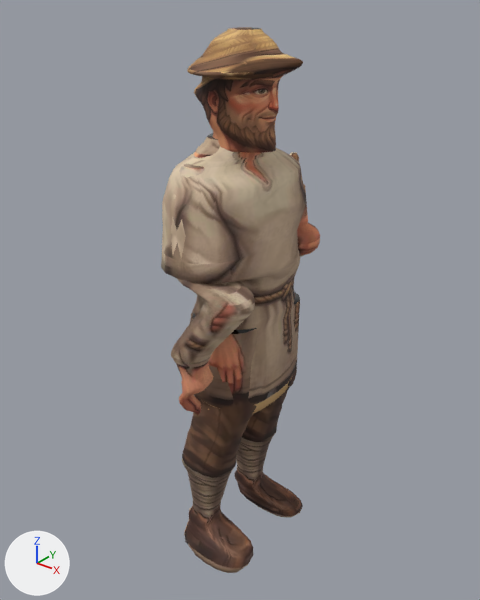
A saved change to the glTF model assets/models/npcs/npc_farmer.glb.
The view is the same before and after, from a camera (50 mm lens) standing at (1.18, -1.505, 1.88) and looking at (-0.032, 0.011, 0.94). Lighting does not change. The marker at lower left points along +X, +Y and +Z. The first picture is the older version. Vertices at exactly the same position are counted once.

The older version as bpy lines, for what is in view:
```python
me_arm_l = bpy.data.meshes.new('arm_L')
me_arm_l.from_pydata(...)  # 3947 vertices, 7868 faces; spans x -0.18..0.21, y -0.34..0.36, z 0.01..1.76
me_arm_l.materials.append(mat_body)
ob_arm_l = bpy.data.objects.new('arm_L', me_arm_l)
ob_arm_l.location = (0.0, 0.0, 0.0)
```
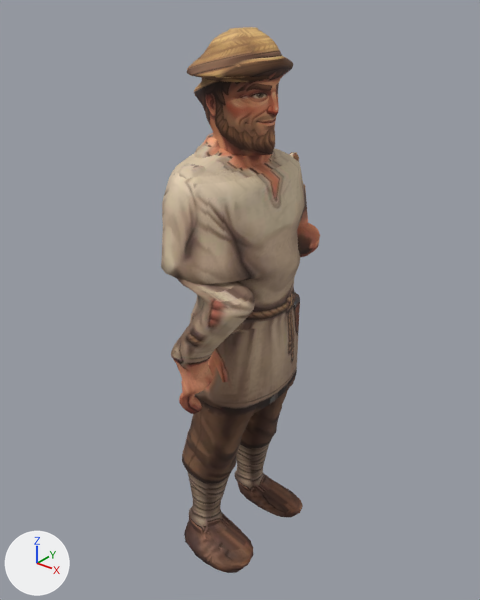
Where the change shows, as pixel boxes (x1, y1, x2, y2) in the pictures (480 x 600 px; the box of a moved part takes in the faces that stretch with it):
part 1 of me_arm_l, moved or reshaped
    before: (175, 27, 303, 177)
    after: (176, 27, 293, 176)
part 2 of me_arm_l, moved or reshaped
    both: (298, 236, 320, 257)
part 3 of me_arm_l, moved or reshaped
    before: (179, 392, 201, 414)
    after: (179, 392, 202, 414)
part 4 of me_arm_l, surface changed
    before: (161, 29, 306, 573)
    after: (161, 52, 306, 573)

Diff of the bpy script that builds the scene:
```diff
--- a/assets/models/npcs/npc_farmer.glb.py
+++ b/assets/models/npcs/npc_farmer.glb.py
@@ me_arm_l @@
 # used by ob_arm_l; location = (0.0, 0.0, 0.0)
-me_arm_l.from_pydata(...)  # 3947 vertices, 7868 faces; spans x -0.18..0.21, y -0.34..0.36, z 0.01..1.76
+me_arm_l.from_pydata(...)  # 3836 vertices, 7644 faces; spans x -0.18..0.21, y -0.34..0.36, z 0.01..1.76
+# me_arm_l part 1: 115 vertices moved from x -0.13..0.18, y -0.18..0.18, z 1.43..1.76 to x -0.13..0.12, y -0.18..0.18, z 1.43..1.76; 564 vertices removed from x -0.17..0.18, y -0.19..0.2, z 1.4..1.76; 481 vertices added at x -0.17..0.12, y -0.19..0.19, z 1.4..1.76
+# me_arm_l part 2: 31 vertices moved from x -0.09..0.08, y 0.2..0.36, z 1.03..1.07 to x -0.08..0.07, y 0.2..0.36, z 1.03..1.06; 25 vertices removed from x -0.04..0.03, y 0.26..0.33, z 1.01..1.03; 11 vertices added at x -0.05..0.04, y 0.24..0.34, z 1.03
+# me_arm_l part 3: 31 vertices moved from x -0.01..0.03, y -0.32..-0.24, z 0.68..0.75 to x -0.01..0.03, y -0.33..-0.24, z 0.68..0.76; 25 vertices removed from x 0.01..0.03, y -0.27..-0.24, z 0.66..0.7; 11 vertices added at x 0.0..0.03, y -0.29..-0.24, z 0.68..0.71
+# me_arm_l part 4: 3956 kept faces spanning x -0.18..0.16, y -0.3..0.3, z 0.01..1.76 get new texture (UV) coordinates
 me_arm_l.materials.append(mat_body)
```
